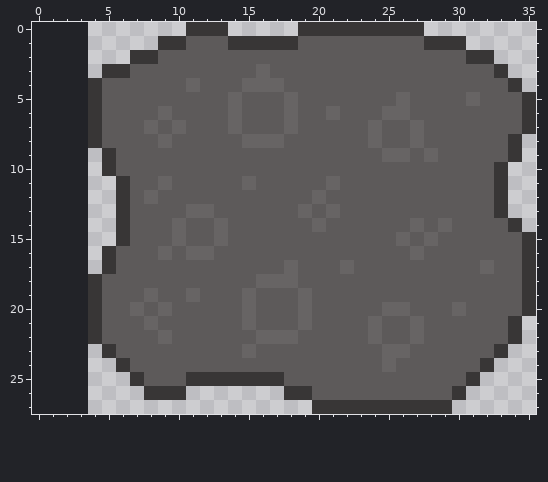
File history of a pixel-art sprite, assets/asteroidLarge2.png. The first picture shows the starting point.
The file is 128x112 pixels, drawn in blocks of 4x4; one block is one cell here. The old version is drawn lined up with the new one, on the new canvas.
The same view after the edit:
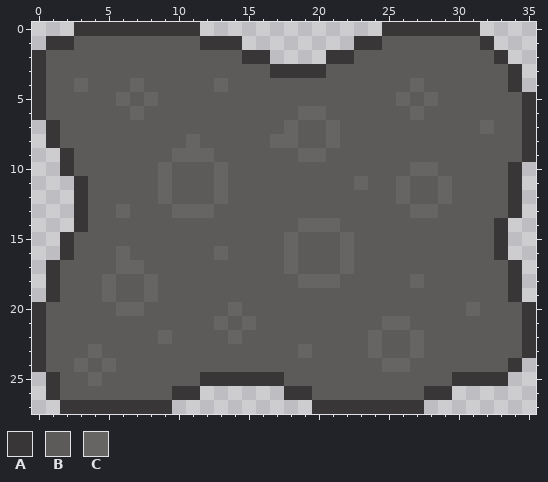
Palette (. is transparent): A #383636  B #5d5a5a  C #676464
Diff:
canvas 32x28 -> 36x28, the old top-left corner now at 4,0
Changed rows in their new state; - is an unchanged pixel.
first column x 0:
 0 ---AAAAAAAA-..-----......---AAAA----
 1 -AABBBBBBBB-AA-........AA---BBBBA---
 2 ABBBBBBBB------AA....AA--------BBA--
 3 ABBBBBB---------BAAAA------------BA-
 4 ABBCB--C---B-C-BBB---------C--------
 5 ABBBB-C-C-----B---B---------C--B----
 6 ABBBB--C-B----B---BCCB---BBC--------
 7 -ABBB---B-B---B------C--B--B----C---
 8 -ABBB----B-C---BB-C--C--B--B------BA
 9 --ABBB----CCC------CC----BB-B-----BA
10 --ABBB---C---C-------------CC----BA-
11 ---ABBB------C-B-----B-C--C--C---BA-
12 ---ABBB-BC---C------B-----C--C---BA-
13 ---ABBC---C--------B-B-----CC----BA-
14 ---ABBB---B--B-----C-C-----B-B---A.-
15 --ABBBB---B--B----C---C---B-B----A..
16 --ABBBC--B-BBC----C---C----B-----A..
17 -ABBBBCC------------------------B-A.
18 -ABBBC--C-------BBBCCC-----C------A.
19 -ABBBC-----B---B---B--------------A.
20 ABBBB-C--B----CB---B-----BB---BC----
21 ABBBB---B----C-----B----BCCB------BA
22 ABBBB---------C-BBB---------------BA
23 ABBBCB---------B---C----CBBC-----BBA
24 ABBCBCB-------------------C-----BBA-
25 -ABBCBBB---B------------------A-AA--
26 -ABBBBBBBB-A----------------AA.-----
27 --AAAAAAAA------------------..------
